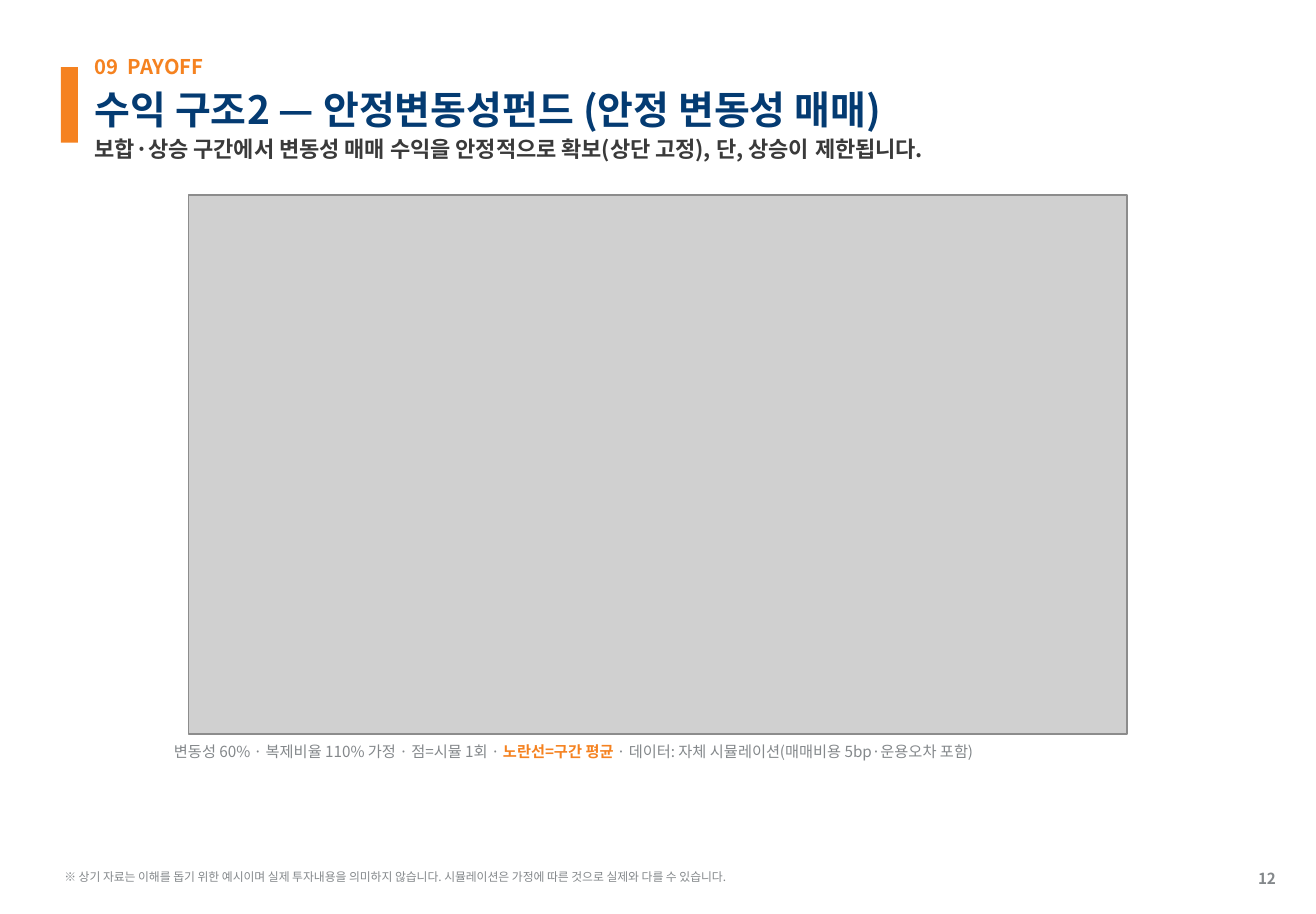
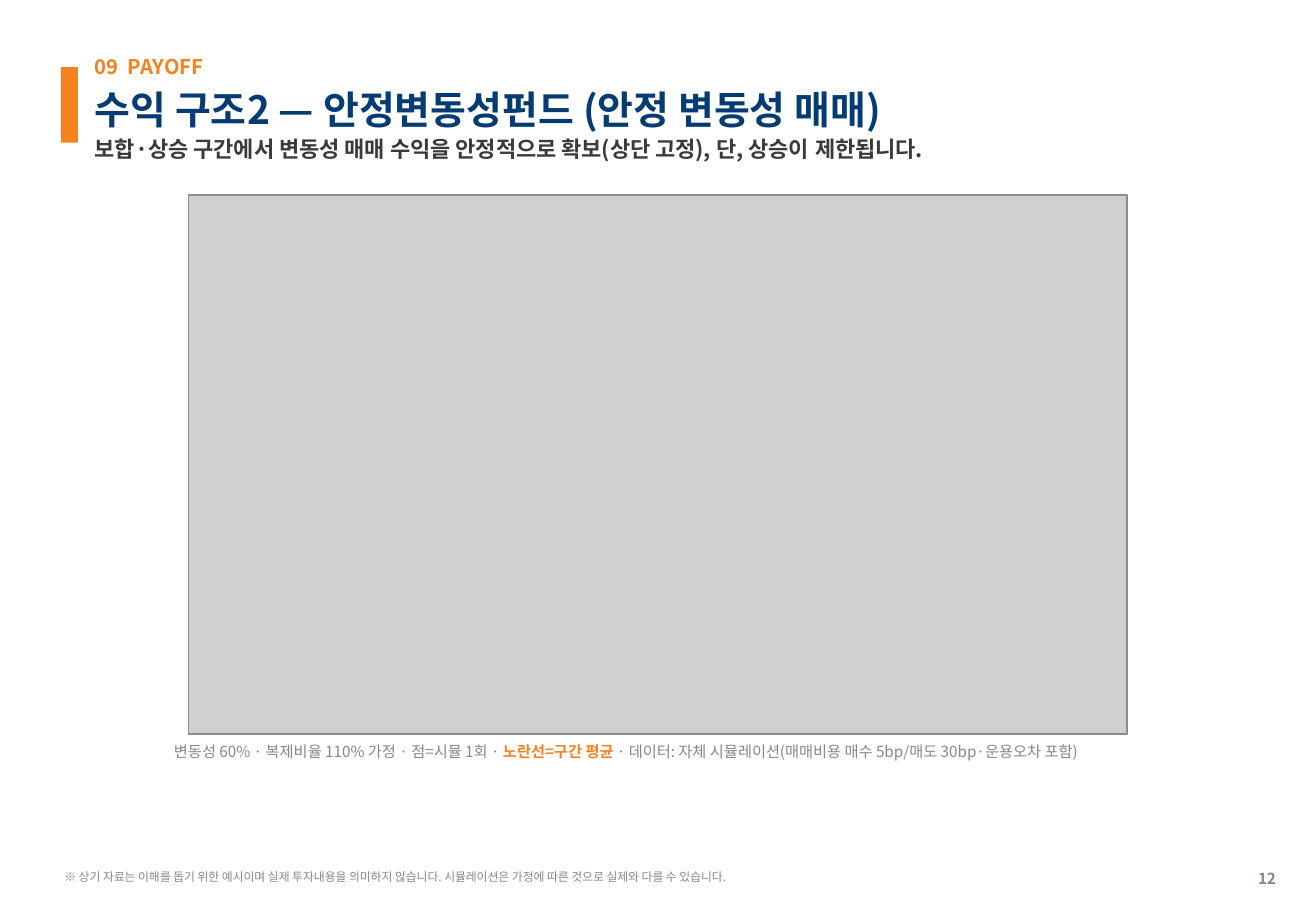
Before and after one commit to gamer383-bit/Volatility-Fund, a slide deck: slide 12 of 제안서/변동성하베스트펀드_AITop2_v1_20260715.pptx. Drawn at 1316x914 pixels with LibreOffice and Linux fonts; fonts in the diff are those of the drawing; grey boxes stand for pictures. Boxes give left, top, right and bottom in pixels: in the first picture for what was removed or moved away, otherwise in the second. Text is boxed around its words. In the diff, an @@ line names an element or a change of style, - is before the commit and + after.

```diff
--- a/제안서/변동성하베스트펀드_AITop2_v1_20260715.pptx
+++ b/제안서/변동성하베스트펀드_AITop2_v1_20260715.pptx
@@ text at [174,744,1078,761]: text changed @@
-변동성 60% · 복제비율 110% 가정 · 점=시뮬 1회 · 노란선=구간 평균 · 데이터: 자체 시뮬레이션(매매비용 5bp·운용오차 포함)
+변동성 60% · 복제비율 110% 가정 · 점=시뮬 1회 · 노란선=구간 평균 · 데이터: 자체 시뮬레이션(매매비용 매수 5bp/매도 30bp·운용오차 포함)
```
Also in this commit, not shown: 3 other slides changed, 4 other files.
